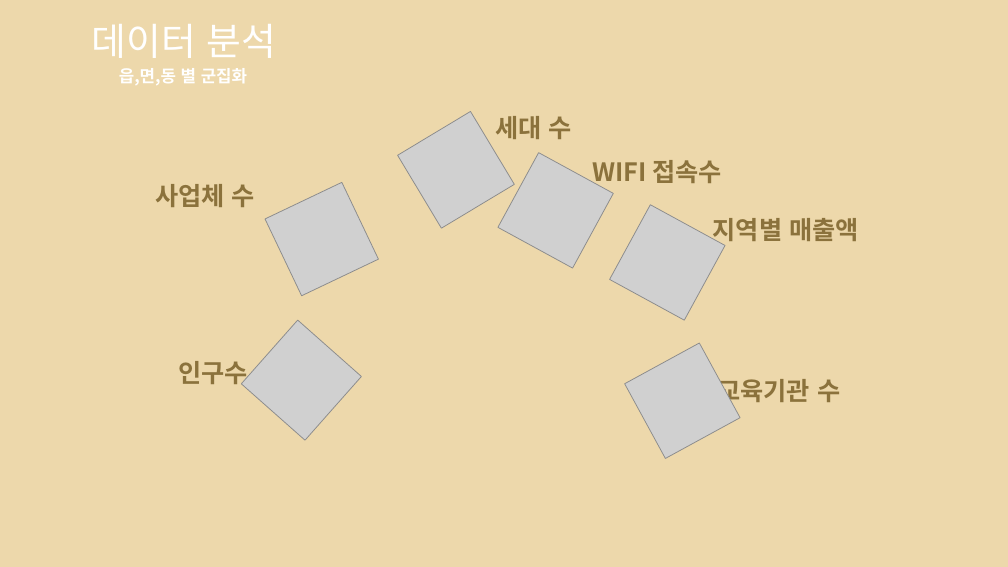
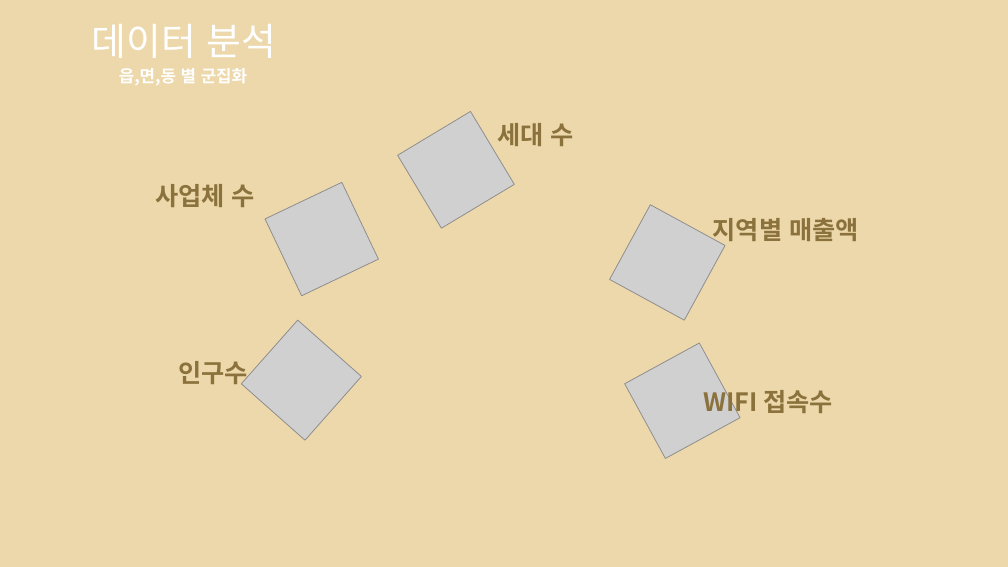
Before and after one commit to so-jeong0127/Python-Project, a slide deck: slide 9 of 3조_1차_재활용도움센터 위치 선정.pptx. Drawn at 1008x567 pixels with LibreOffice and Linux fonts; fonts in the diff are those of the drawing; grey boxes stand for pictures; background and template pictures are left out. Boxes give left, top, right and bottom in pixels: in the first picture for what was removed or moved away, otherwise in the second. Text is boxed around its words. In the diff, an @@ line names an element or a change of style, - is before the commit and + after.

```diff
--- a/3조_1차_재활용도움센터 위치 선정.pptx
+++ b/3조_1차_재활용도움센터 위치 선정.pptx
@@ text "세대 수": place and size @@
-text "세대 수" at box(495, 116, 571, 139)
+text "세대 수" at box(497, 123, 573, 146)
@@ picture removed at box(498, 153, 614, 269) @@
@@ text "WIFI 접속수" rewrapped from box(592, 160, 723, 189) to box(703, 385, 833, 418) @@
@@ text removed at box(717, 375, 840, 407) @@
-교육기관 수
```
Also in this commit, not shown: 7 other slides changed, 1 slide added, 2 slides removed.
